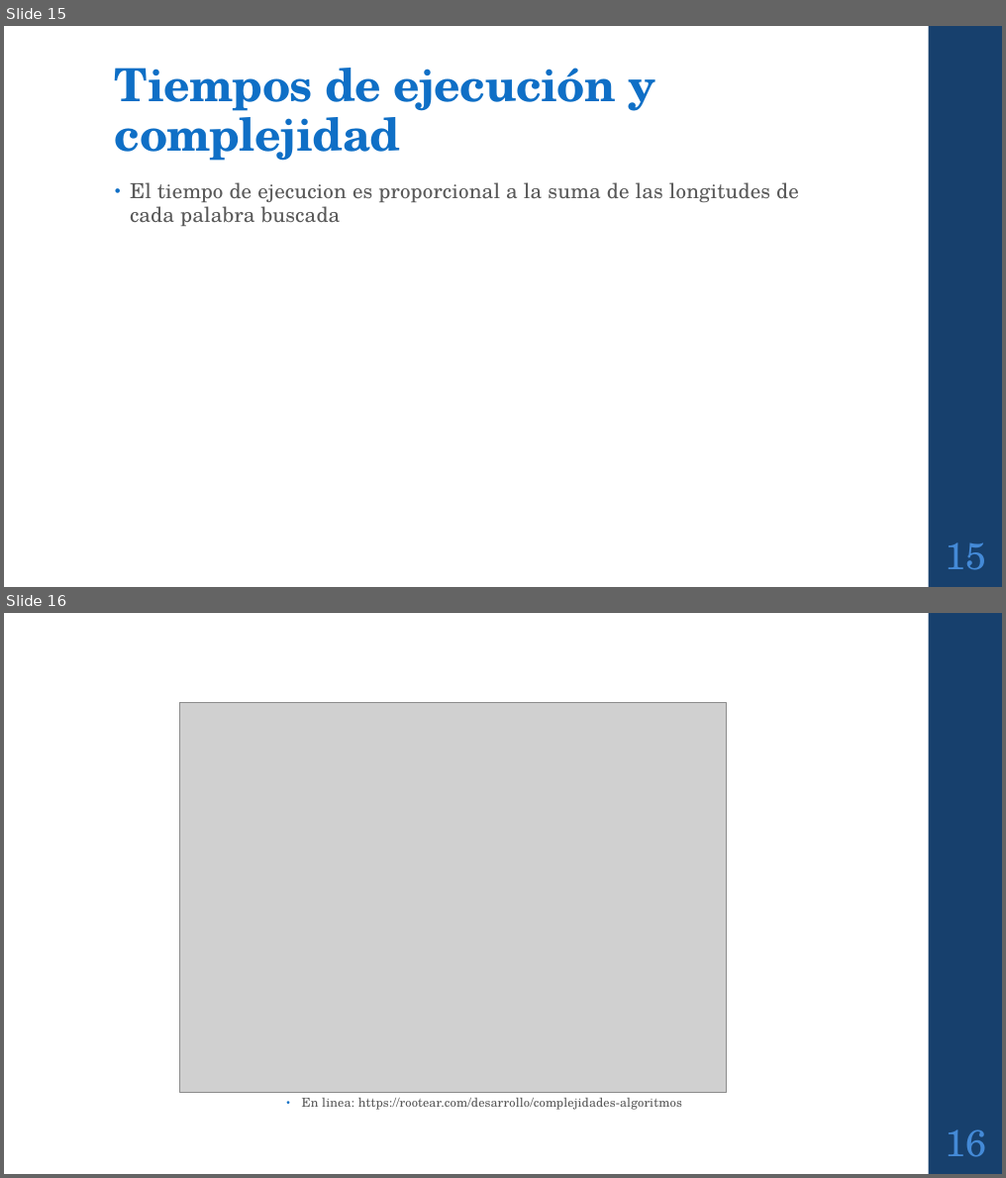
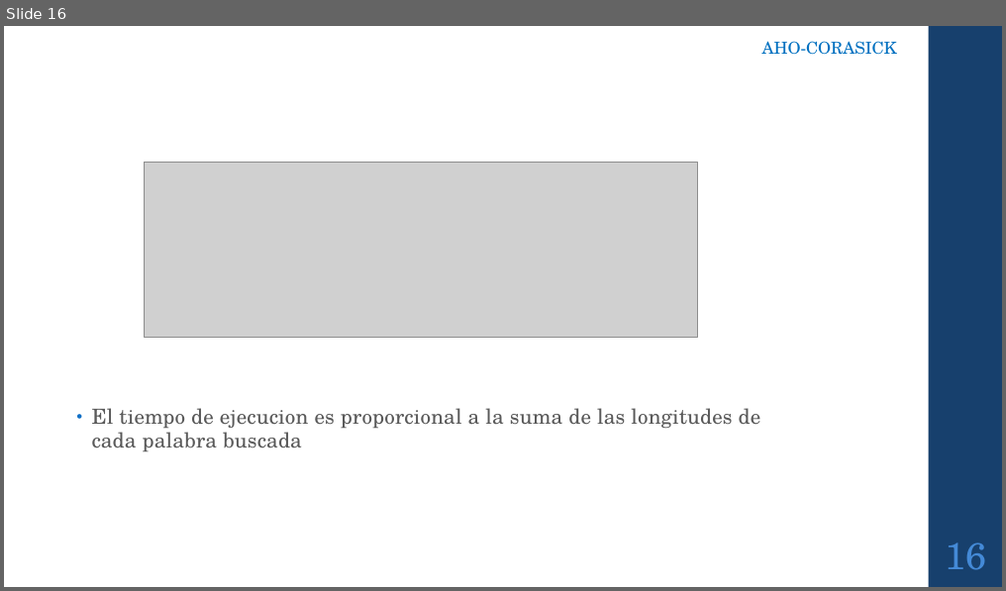
Before and after one commit to CursosIE/IE-0217-III-16-G1, a slide deck: Proyecto/proyectoFinal.pptx. Shown one above the other, each under a label of ours: slides 15 and 16 before the commit, slide 16 after it. The pictures are 1006x1178 and 1006x591 pixels, drawn with LibreOffice and Linux fonts; fonts in the diff are those of the drawing; grey boxes stand for pictures. Boxes give left, top, right and bottom in pixels: in the first picture for what was removed or moved away, otherwise in the second. Text is boxed around its words. In the diff, an @@ line names an element or a change of style, - is before the commit and + after.

```diff
--- a/Proyecto/proyectoFinal.pptx
+++ b/Proyecto/proyectoFinal.pptx
@@ slide 16 removed at (x1=4, y1=613, x2=1002, y2=1174), background #FFFFFF; not listed: 1 template element that a slide beside it also shows @@
@@ picture removed at (x1=180, y1=703, x2=727, y2=1093) @@
@@ text removed at (x1=302, y1=1097, x2=682, y2=1110) @@
-• En linea: https://rootear.com/desarrollo/complejidades-algoritmos
@@ page number removed at (x1=944, y1=1130, x2=986, y2=1157) @@
-16
@@ what was slide 15 is now slide 16 @@
@@ slide 16 changed as well @@
@@ text added at (x1=762, y1=41, x2=897, y2=55), 16 pt, text #0070C0 @@
+AHO-CORASICK
@@ title removed at (x1=115, y1=68, x2=656, y2=161) @@
-Tiempos de ejecución y complejidad
@@ picture added at (x1=145, y1=162, x2=698, y2=337) @@
@@ text "El tiempo de ejecucion es ..." moved from (x1=130, y1=182, x2=799, y2=226) to (x1=92, y1=408, x2=761, y2=452) @@
@@ page number at (x1=944, y1=543, x2=986, y2=570): text changed @@
-15
+16
```
Also in this commit, not shown: 8 other slides changed, 12 slides added, 11 other slides removed.
